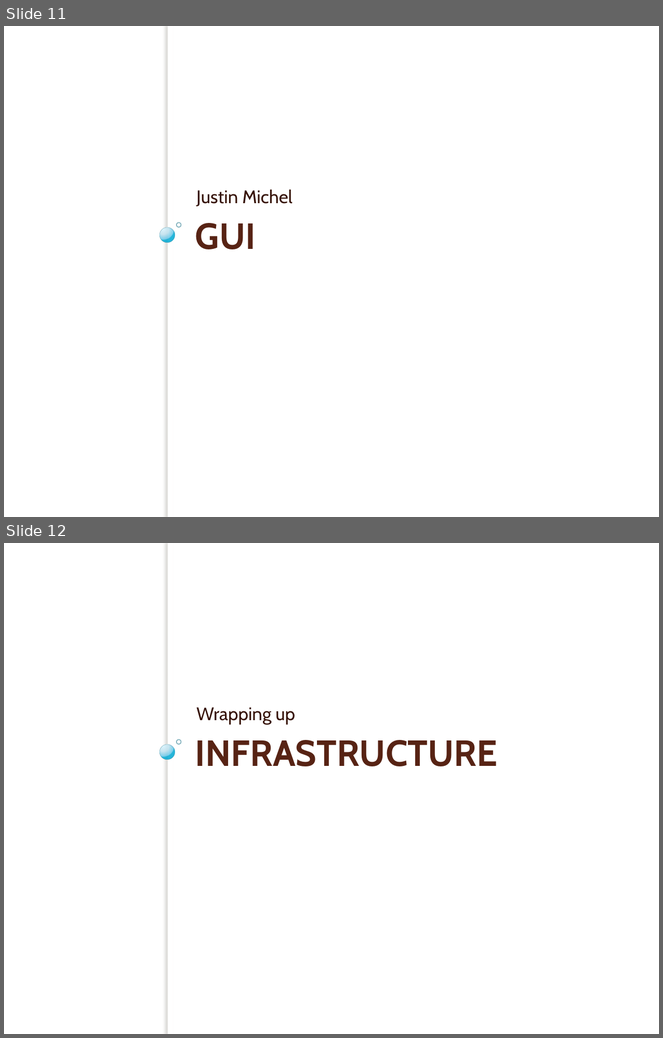
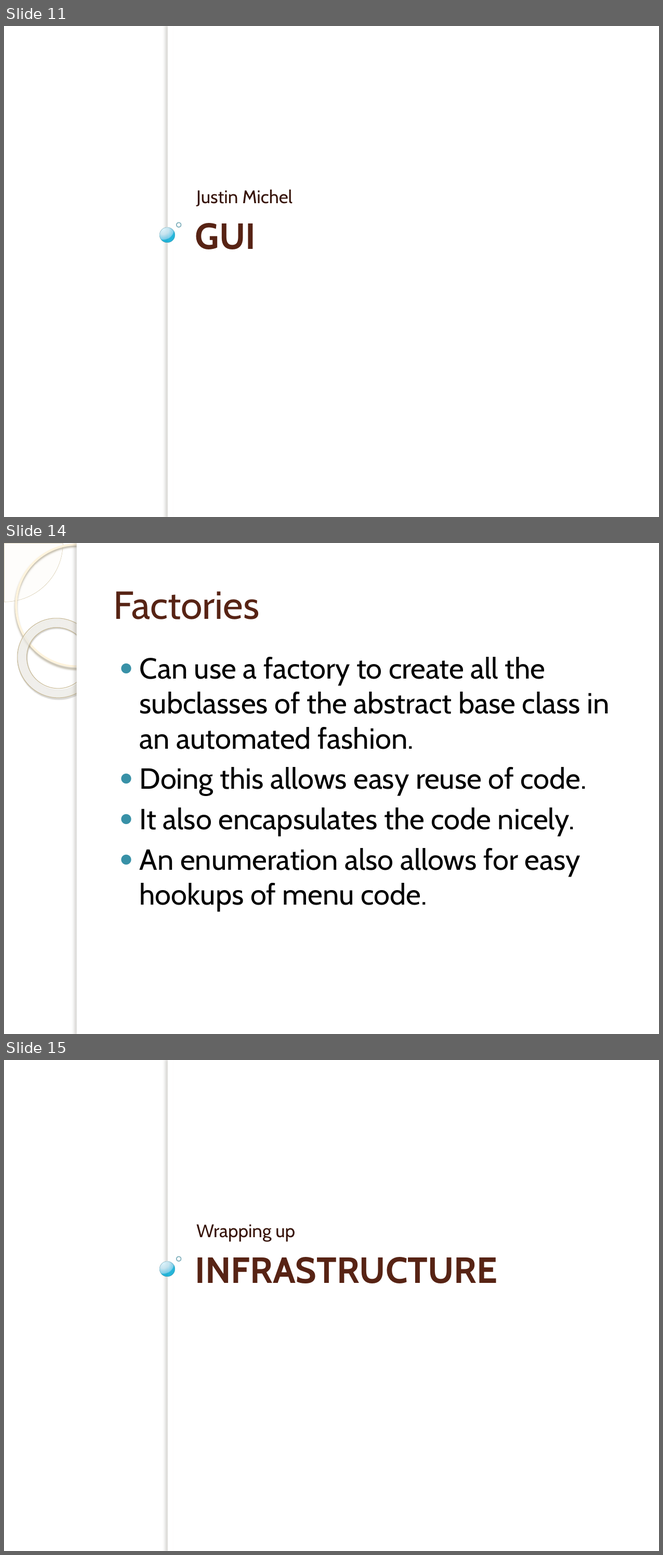
Before and after one commit to micphijus/eecs393whiteboard, a slide deck: Docs/Chatboard Build 1.pptx. Shown one above the other, each under a label of ours: slides 11 and 12 before the commit, slides 11, 14 and 15 after it; the slides between them are not shown. The pictures are 663x1038 and 663x1555 pixels, drawn with LibreOffice and Linux fonts; fonts in the diff are those of the drawing; background and template pictures are left out. Boxes give left, top, right and bottom in pixels: in the first picture for what was removed or moved away, otherwise in the second. Text is boxed around its words. In the diff, an @@ line names an element or a change of style, - is before the commit and + after.

```diff
--- a/Docs/Chatboard Build 1.pptx
+++ b/Docs/Chatboard Build 1.pptx
@@ slide 14 added at <box>4,543,659,1034</box>, background picture (left out) @@
@@ pie slice (boxed as its full ellipse) added at <box>4,543,63,602</box>, fill #FEFAF4 at 33% opacity, outline #D3C39F 0.25 pt @@
@@ ellipse added at <box>16,545,138,666</box>, outline #FFF5DE 2.15 pt @@
@@ rectangle added at <box>77,543,659,1034</box>, fill #FFFFFF @@
@@ rectangle added at <box>77,543,82,1034</box>, fill #FFFFFF @@
@@ donut added at <box>4,602,114,714</box>, fill gradient #FFFCF6 to #FFFEFB to #F0D28E, outline #C7B893 0.58 pt @@
@@ title added at <box>113,591,259,619</box>, 43 pt, text #572314 @@
+Factories
@@ text added at <box>140,657,609,912</box>, 32 pt, text #000000 @@
+● Can use a factory to create all the subclasses of the abstract base class in an automated fashion.
+● Doing this allows easy reuse of code.
+● It also encapsulates the code nicely.
+● An enumeration also allows for easy hookups of menu code.
@@ what was slide 12 is now slide 15 @@
```
Also in this commit, not shown: 2 other slides added, 4 other files.
